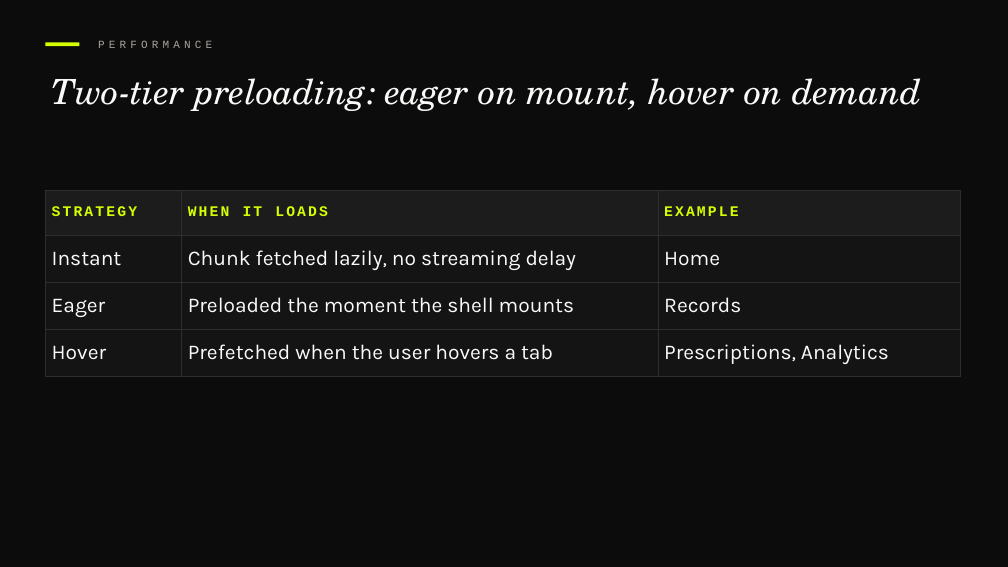
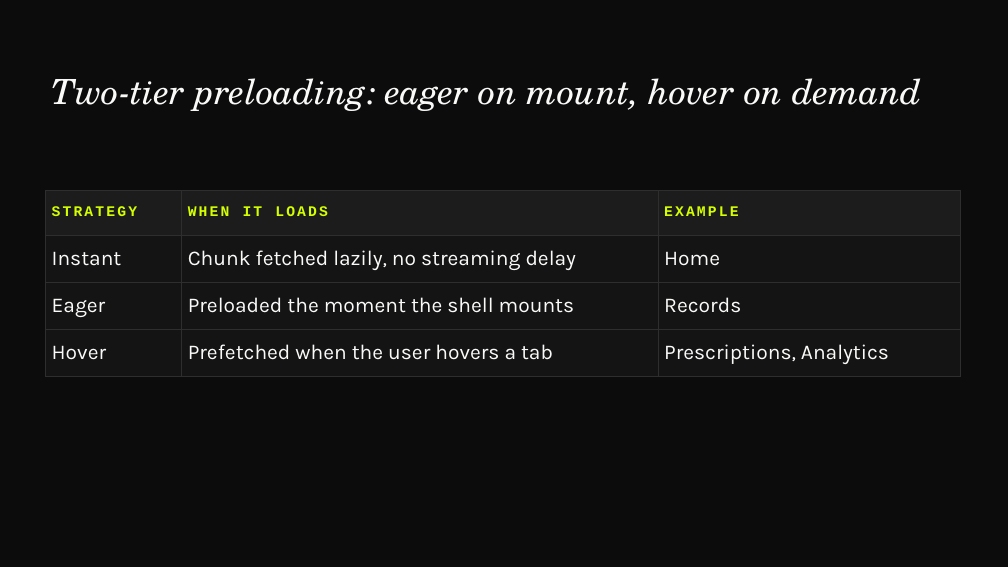
Before and after one commit to devlinduldulao/module-federation-demo, a slide deck: slide 34 of presentation/module-federation.pptx. Drawn at 1008x567 pixels with LibreOffice and Linux fonts; fonts in the diff are those of the drawing. Boxes give left, top, right and bottom in pixels: in the first picture for what was removed or moved away, otherwise in the second. Text is boxed around its words. In the diff, an @@ line names an element or a change of style, - is before the commit and + after.

```diff
--- a/presentation/module-federation.pptx
+++ b/presentation/module-federation.pptx
@@ rectangle removed at [45, 42, 79, 46] @@
@@ text removed at [98, 40, 212, 48] @@
-PERFORMANCE
```
Also in this commit, not shown: 33 other slides changed.
